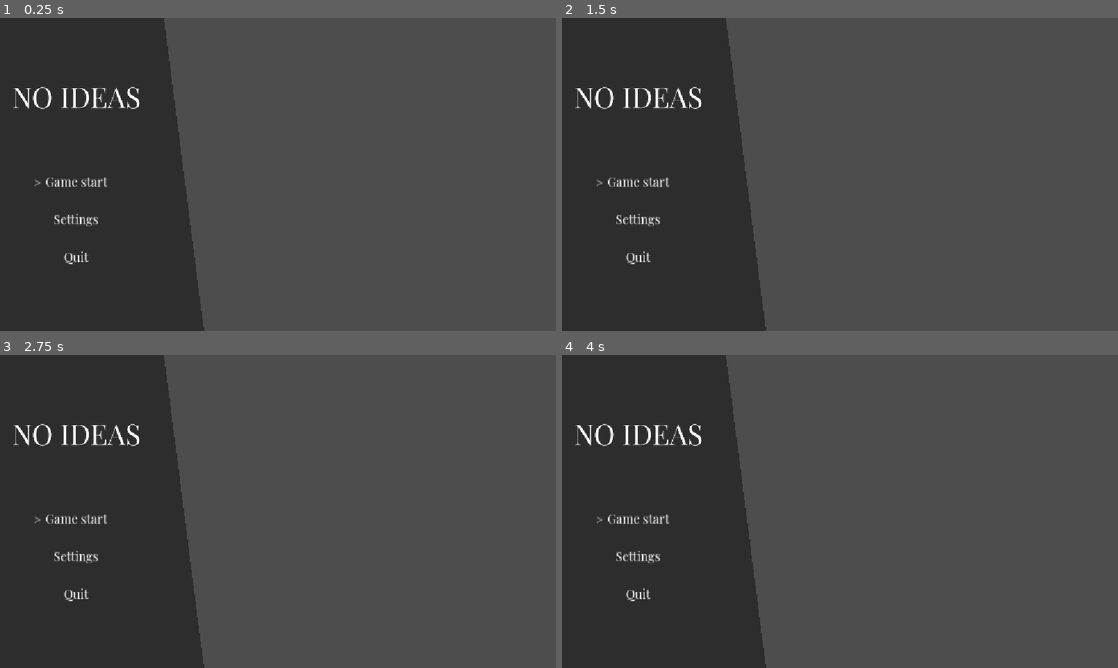
Above: before the commit, frames 1-4 (two rows, left to right).
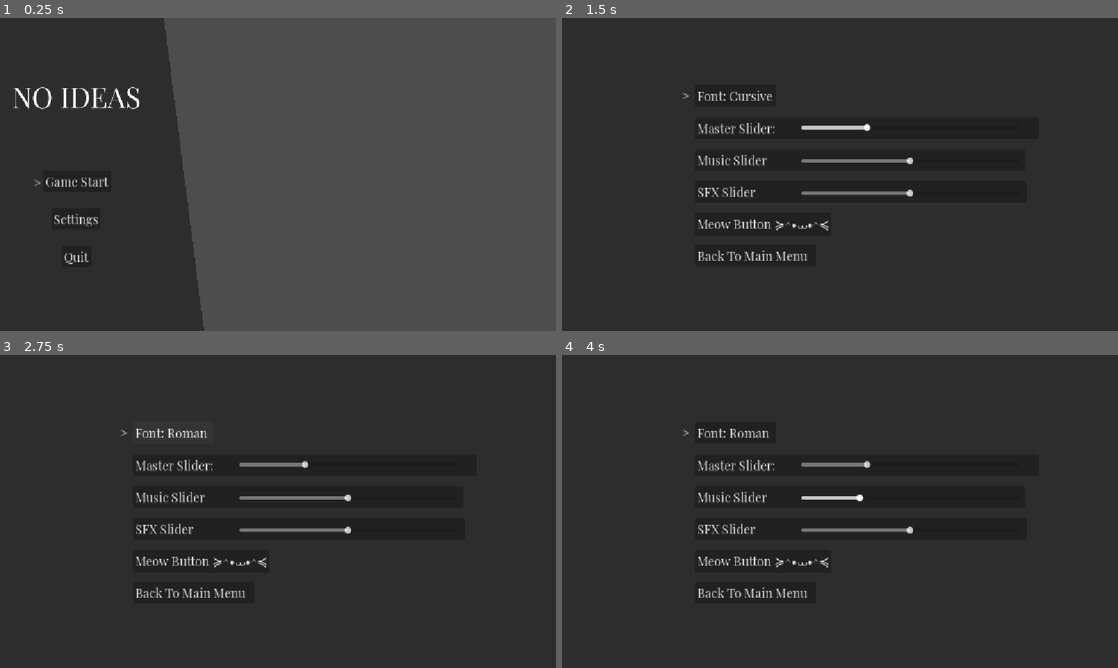
Above: after the commit, the same moments.

Repository: PortalGolem/BrackeysGameJam20262
Game: Godot game, scene res://Scenes/Menus/MainMenu.tscn
The game is run twice, just before and just after one commit, with the same random seed, the same clock (stepped at 60 frames per second) and the same inputs.
Inputs (mouse positions are in pixels of both pictures, inside the frame that each line leads up to):
- Up to frame 1 (0.25 s): no input
- Up to frame 2 (1.5 s): click (639, 218) at 0.5 s, where only the run after the commit has a clickable "Settings"; click (867, 127) at 1.25 s, where only the run after the commit has a clickable "Master Slider:"
- Up to frame 3 (2.75 s): click (172, 433) at 2 s, where only the run after the commit has a clickable "Font: Cursive"
- Up to frame 4 (4 s): click (734, 433) at 2.75 s, where only the run after the commit has a clickable "Font: Roman"; click (862, 495) at 3.5 s, where only the run after the commit has a clickable "Music Slider"

The runs differ from the first frame. In frame 1, 0.2% of the frame differs, in the area x 8-20%, y 50-79%; in frame 2, 68%; in frame 3, 68%; in frame 4, 68%, in the area x 2-100%, y 0-100%.

Commit message:
more shit

Diff:
--- a/Scenes/Menus/MainMenu.tscn
+++ b/Scenes/Menus/MainMenu.tscn
@@ -41,23 +41,6 @@
 theme_override_font_sizes/font_size = 90
 text = "NO IDEAS"
 
-[node name="TEXT" type="CenterContainer" parent="MainMenu" unique_id=611039226]
-layout_mode = 0
-offset_left = 94.0
-offset_top = 320.0
-offset_right = 222.0
-offset_bottom = 512.0005
-
-[node name="written text" type="Label" parent="MainMenu/TEXT" unique_id=1666516053]
-layout_mode = 2
-theme_override_font_sizes/font_size = 26
-text = "Game start
-
-Settings
-
-Quit"
-horizontal_alignment = 1
-
 [node name="Selection1" type="Label" parent="MainMenu" unique_id=1484498285]
 layout_mode = 0
 offset_left = 70.0
@@ -85,7 +68,43 @@
 scale = Vector2(1.5, 1.5)
 offset_transform_enabled = true
 
+[node name="Buttons" type="Control" parent="MainMenu" unique_id=953420479]
+anchors_preset = 0
+offset_right = 40.0
+offset_bottom = 40.0
+
+[node name="Button2" type="Button" parent="MainMenu/Buttons" unique_id=1574184793]
+layout_mode = 0
+offset_left = 107.0
+offset_top = 394.0
+offset_right = 208.0
+offset_bottom = 438.0
+theme_override_font_sizes/font_size = 26
+text = "Settings"
+alignment = 0
+
+[node name="Button3" type="Button" parent="MainMenu/Buttons" unique_id=17893489]
+layout_mode = 0
+offset_left = 128.0
+offset_top = 472.0
+offset_right = 190.0
+offset_bottom = 516.0
+theme_override_font_sizes/font_size = 26
+text = "Quit"
+alignment = 0
+
+[node name="Button1" type="Button" parent="MainMenu/Buttons" unique_id=1101554862]
+layout_mode = 0
+offset_left = 90.0
+offset_top = 316.0
+offset_right = 230.0
+offset_bottom = 360.0
+theme_override_font_sizes/font_size = 26
+text = "Game Start"
+alignment = 0
+
 [node name="AudioStreamPlayer" type="AudioStreamPlayer" parent="." unique_id=1452066851]
 max_polyphony = 20
 
 [node name="SettingsMenu" parent="." unique_id=1236389570 instance=ExtResource("2_b42ut")]
+visible = false
--- a/Scenes/Menus/SettingsMenu.tscn
+++ b/Scenes/Menus/SettingsMenu.tscn
@@ -24,16 +24,75 @@
 color = Color(0.1764706, 0.1764706, 0.1764706, 1)
 metadata/_edit_group_ = true
 
-[node name="MusicSlider" type="HSlider" parent="." unique_id=1486756753]
+[node name="Buttons" type="Control" parent="." unique_id=1261418563]
+anchors_preset = 0
+offset_right = 40.0
+offset_bottom = 40.0
+
+[node name="Button2" type="Button" parent="Buttons" unique_id=678071737]
 layout_mode = 0
-offset_left = 494.0
-offset_top = 283.0
-offset_right = 945.0
-offset_bottom = 299.0
-max_value = 2.0
-step = 0.01
-value = 1.0
-scrollable = false
+offset_left = 276.0
+offset_top = 206.0
+offset_right = 988.0
+offset_bottom = 250.0
+theme_override_font_sizes/font_size = 26
+text = "Master Slider:"
+alignment = 0
+
+[node name="Button1" type="Button" parent="Buttons" unique_id=2134246484]
+layout_mode = 0
+offset_left = 276.0
+offset_top = 139.0
+offset_right = 443.0
+offset_bottom = 183.0
+theme_override_font_sizes/font_size = 26
+text = "Font: Roman"
+alignment = 0
+
+[node name="Button3" type="Button" parent="Buttons" unique_id=2046958364]
+layout_mode = 0
+offset_left = 276.0
+offset_top = 272.0
+offset_right = 960.0
+offset_bottom = 316.0
+theme_override_font_sizes/font_size = 26
+text = "Music Slider"
+alignment = 0
+
+[node name="Button4" type="Button" parent="Buttons" unique_id=1454482406]
+layout_mode = 0
+offset_left = 276.0
+offset_top = 338.0
+offset_right = 963.0
+offset_bottom = 382.0
+theme_override_font_sizes/font_size = 26
+text = "SFX Slider"
+alignment = 0
+
+[node name="Button5" type="Button" parent="Buttons" unique_id=482956167]
+layout_mode = 0
+offset_left = 276.0
+offset_top = 404.0
+offset_right = 552.0
+offset_bottom = 448.0
+theme_override_font_sizes/font_size = 26
+text = "Meow Button ≽^•⩊•^≼"
+alignment = 0
+
+[node name="Button6" type="Button" parent="Buttons" unique_id=646744407]
+layout_mode = 0
+offset_left = 276.0
+offset_top = 470.0
+offset_right = 527.0
+offset_bottom = 514.0
+theme_override_font_sizes/font_size = 26
+text = "Back To Main Menu"
+alignment = 0
+
+[node name="HBoxContainer" type="HBoxContainer" parent="Buttons" unique_id=1426560066]
+layout_mode = 0
+offset_right = 40.0
+offset_bottom = 40.0
 
 [node name="SFXSlider" type="HSlider" parent="." unique_id=1722525993]
 layout_mode = 0
@@ -46,6 +105,17 @@
 value = 1.0
 scrollable = false
 
+[node name="MusicSlider" type="HSlider" parent="." unique_id=1486756753]
+layout_mode = 0
+offset_left = 496.0
+offset_top = 288.0
+offset_right = 947.0
+offset_bottom = 304.0
+max_value = 2.0
+step = 0.01
+value = 1.0
+scrollable = false
+
 [node name="Text+Selection" type="Control" parent="." unique_id=1098832219]
 anchors_preset = 0
 offset_left = -60.0
@@ -53,45 +123,13 @@
 offset_right = -20.0
 offset_bottom = 8.0
 
-[node name="CenterContainer" type="CenterContainer" parent="Text+Selection" unique_id=424662080]
-layout_mode = 0
-offset_left = 343.0
-offset_top = 31.0
-offset_right = 639.0
-offset_bottom = 679.0
-metadata/_edit_group_ = true
-
-[node name="written text" type="Label" parent="Text+Selection/CenterContainer" unique_id=1651934213]
-layout_mode = 2
-theme_override_constants/line_spacing = -3
-theme_override_font_sizes/font_size = 26
-text = "Font:
-
-Master Volume:
-
-Music Volume:
-
-SFX Volume:
-
-Meow Button ≽^•⩊•^≼
-
-Back To Main Menu"
-
-[node name="FontOption" type="Label" parent="Text+Selection/CenterContainer/written text" unique_id=446249978]
-layout_mode = 0
-offset_left = 70.0
-offset_right = 338.0
-offset_bottom = 69.0
-theme_override_constants/line_spacing = -3
-theme_override_font_sizes/font_size = 26
-text = "Roman"
-
 [node name="selection" type="Label" parent="Text+Selection" unique_id=1104011123]
 layout_mode = 0
 offset_left = 308.0
 offset_top = 174.0
-offset_right = 576.0
-offset_bottom = 474.0
+offset_right = 331.0
+offset_bottom = 540.0
+mouse_filter = 1
 theme_override_constants/line_spacing = -3
 theme_override_font_sizes/font_size = 26
 text = ">
--- a/scripts/Items/Posits/pop_up.gd
+++ b/scripts/Items/Posits/pop_up.gd
@@ -44,18 +44,16 @@
 
 #mothman custom notes
 	if postit_sprite != "":
-		if postit_sprite == "cat":
-			$Control/ColorRect/TextureRect.texture = preload("res://Assets/UIAssets/PostIts/postit_cat.png")
-		if postit_sprite == "dino":
-			$Control/ColorRect/TextureRect.texture = preload("res://Assets/UIAssets/PostIts/postit_dino.png")
+		if postit_sprite == "stain":
+			$Control/ColorRect/TextureRect.texture = preload("res://Assets/UIAssets/PostIts/postit_stain.png")
+		if postit_sprite == "bitten":
+			$Control/ColorRect/TextureRect.texture = preload("res://Assets/UIAssets/PostIts/postit_bitten.png")
 		if postit_sprite == "guy":
 			$Control/ColorRect/TextureRect.texture = preload("res://Assets/UIAssets/PostIts/postit_guy.png")
 		if postit_sprite == "paws":
 			$Control/ColorRect/TextureRect.texture = preload("res://Assets/UIAssets/PostIts/postit_paws.png")
 		if postit_sprite == "todo":
 			$Control/ColorRect/TextureRect.texture = preload("res://Assets/UIAssets/PostIts/postit_todo.png")
-		if postit_sprite == "turtle":
-			$Control/ColorRect/TextureRect.texture = preload("res://Assets/UIAssets/PostIts/postit_turtle.png")
 	position_original = $Control.position
 	$Control.position.y = $Control.position.y - position_offset
 	global.sound_play($AudioStreamPlayer, page_sound.pick_random(), 1)
--- a/scripts/UI/MainMenuButtons.gd
+++ b/scripts/UI/MainMenuButtons.gd
@@ -3,17 +3,18 @@
 var selection = 1
 var selection_past = 1
 var font = global.Main_Font
-var music = "res://Sounds/Music/spheretypebeat.mp3"
+var music = "res://Sounds/Meow/snd_Meow8.mp3"
+var game_music = "res://Sounds/Music/spheretypebeat.mp3"
 var move_sfx = [preload("res://Sounds/Menu/Move/snd_menu_moveA.mp3"), preload("res://Sounds/Menu/Move/snd_menu_moveC1.mp3"),
 preload("res://Sounds/Menu/Move/snd_menu_moveC.mp3"),preload("res://Sounds/Menu/Move/snd_menu_moveD.mp3"),
 preload("res://Sounds/Menu/Move/snd_menu_moveE.mp3"),preload("res://Sounds/Menu/Move/snd_menu_moveG.mp3")]
 var annoying_check = 0
 var main_menu = false
+
+
 # Called when the node enters the scene tree for the first time.
 func _ready() -> void:
 	randomize()
-
-
 	pass # Replace with function body.
 
 
@@ -32,21 +33,28 @@
 	else:
 		self.visible = true
 	#keep track of what we have selected
+		var confirmed = false
 		if Input.is_action_just_pressed("ui_down") == true:
 			selection += 1
 		if Input.is_action_just_pressed("ui_up") == true:
 			selection -= 1
+		if Input.is_action_just_pressed("ui_confirm") || Input.is_action_just_pressed("m_left"):
+			confirmed = true
+
+
 		if selection > 3:
 			selection = 3
 		if selection < 1:
 			selection = 1
+		set_selection_mouse()
 	#play sound effects
 		if selection_past != selection:
 			selection_past = selection
 			global.sound_play($"../AudioStreamPlayer", global.gen_random_choice(move_sfx), 1)
 		set_selection()
-		if Input.is_action_just_pressed("ui_confirm") == true:
+		if confirmed:
 			if selection == 1:
+				global.Music = game_music
 				get_tree().change_scene_to_file("res://Scenes/TableSpace.tscn")
 			if selection == 2:
 				$"../SettingsMenu".settings = true
@@ -60,7 +68,7 @@
 				const Music_Scene = preload("res://Scenes/music_stream_player.tscn")
 				var Music_Player = Music_Scene.instantiate()
 				get_tree().root.add_child(Music_Player)
-				global.Music = "res://Sounds/Music/spheretypebeat.mp3"
+				global.Music = music
 				annoying_check += 1
 	pass
 
@@ -81,3 +89,11 @@
 		$Selection1.text = ""
 		$Selection2.text = ""
 		$Selection3.text = ">"
+
+func set_selection_mouse():
+	if $Buttons/Button1.is_hovered():
+		selection = 1
+	if $Buttons/Button2.is_hovered():
+		selection = 2
+	if $Buttons/Button3.is_hovered():
+		selection = 3
--- a/scripts/UI/SettingsButtons.gd
+++ b/scripts/UI/SettingsButtons.gd
@@ -32,6 +32,10 @@
 		if annoying_check > 0:
 			if Input.is_action_just_pressed("ui_confirm") == true:
 				confirmed = !confirmed
+			if Input.is_action_just_released("m_left"):
+				confirmed = false
+			if Input.is_action_just_pressed("m_left"):
+				confirmed = true
 		else:
 			annoying_check += 1
 	#keep track of what we have selected
@@ -44,34 +48,39 @@
 				selection = 6
 			if selection < 1:
 				selection = 1
+			set_selection_mouse()
+
 	#play sounds effects
 			if selection_past != selection:
 				selection_past = selection
 				global.sound_play($AudioStreamPlayer, global.gen_random_choice(move_sfx), 1)
 		set_selection()
+		global.Master_Volume = $MasterSlider.value
+		global.Music_Volume = $MusicSlider.value
+		global.Sound_Volume = $SFXSlider.value
 
 		if confirmed == true:
 			if selection == 1:
 				if font == "res://Assets/UIAssets/PlayfairDisplay-VariableFont_wght.ttf":
 					font = "res://Assets/UIAssets/Zeyada-Regular.ttf"
-					$"Text+Selection/CenterContainer/written text/FontOption".text = "Cursive"
+					$Buttons/Button1.text = "Font: Cursive"
 				else:
 					font = "res://Assets/UIAssets/PlayfairDisplay-VariableFont_wght.ttf"
-					$"Text+Selection/CenterContainer/written text/FontOption".text = "Roman"
+					$Buttons/Button1.text = "Font: Roman"
 				confirmed = false
 			if selection == 2:
 				slider_move($MasterSlider, 0.75)
-				global.Master_Volume = $MasterSlider.value
+
 				if slider_sound():
 					global.sound_play($AudioStreamPlayer, move_sfx[3])
 			if selection == 3:
 				slider_move($MusicSlider, 0.75)
-				global.Music_Volume = $MusicSlider.value
+
 				if slider_sound():
 					global.music_play($AudioStreamPlayer, move_sfx[3])
 			if selection == 4:
 				slider_move($SFXSlider, 0.75)
-				global.Sound_Volume = $SFXSlider.value
+
 				if slider_sound():
 					global.sound_play($AudioStreamPlayer, move_sfx[3])
 			if selection == 5:
@@ -114,3 +123,17 @@
 	if sound_timer == sound_speed:
 		sound_timer = 0
 		return true
+
+func set_selection_mouse():
+	if $Buttons/Button1.is_hovered():
+		selection = 1
+	if $Buttons/Button2.is_hovered():
+		selection = 2
+	if $Buttons/Button3.is_hovered():
+		selection = 3
+	if $Buttons/Button4.is_hovered():
+		selection = 4
+	if $Buttons/Button5.is_hovered():
+		selection = 5
+	if $Buttons/Button6.is_hovered():
+		selection = 6
--- a/scripts/music_stream_player.gd
+++ b/scripts/music_stream_player.gd
@@ -1,6 +1,6 @@
 extends AudioStreamPlayer
 
-
+var music_playing = global.Music
 # Called when the node enters the scene tree for the first time.
 func _ready() -> void:
 
@@ -16,3 +16,7 @@
 func loop_music():
 	if !playing:
 		global.music_play($".", load(global.Music))
+		music_playing = global.Music
+	if global.Music != music_playing:
+		music_playing = global.Music
+		global.music_play($".", load(global.Music))
Binary file added: Assets/UIAssets/PostIts/postit_bitten.png
Not shown, changed: Assets/UIAssets/PostIts/postit_bitten.png.import
Binary file removed: Assets/UIAssets/PostIts/postit_cat.png
Not shown, removed: Assets/UIAssets/PostIts/postit_cat.png.import
Binary file removed: Assets/UIAssets/PostIts/postit_dino.png
Binary file changed: Assets/UIAssets/PostIts/postit_guy.png
Not shown, changed: Assets/UIAssets/PostIts/postit_guy.png.import
Binary file changed: Assets/UIAssets/PostIts/postit_paws.png
Not shown, changed: Assets/UIAssets/PostIts/postit_paws.png.import
Binary file added: Assets/UIAssets/PostIts/postit_stain.png
Not shown, changed: Assets/UIAssets/PostIts/postit_stain.png.import
Binary file changed: Assets/UIAssets/PostIts/postit_todo.png
(and 2 more such lines)
